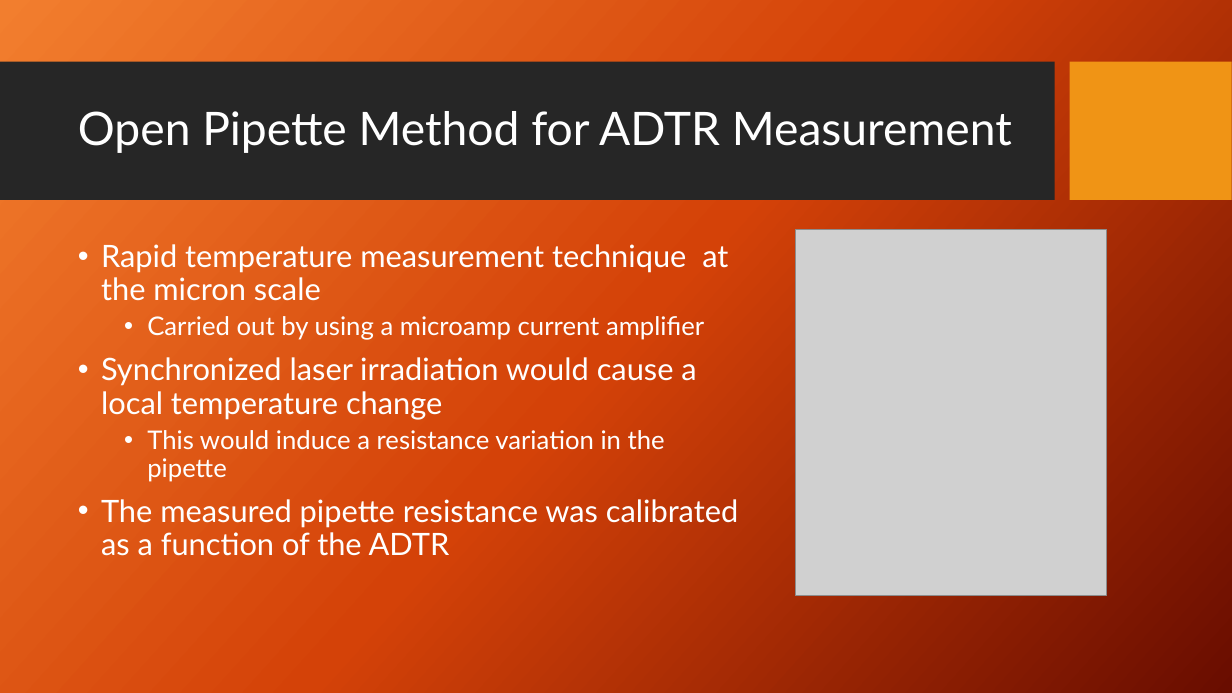
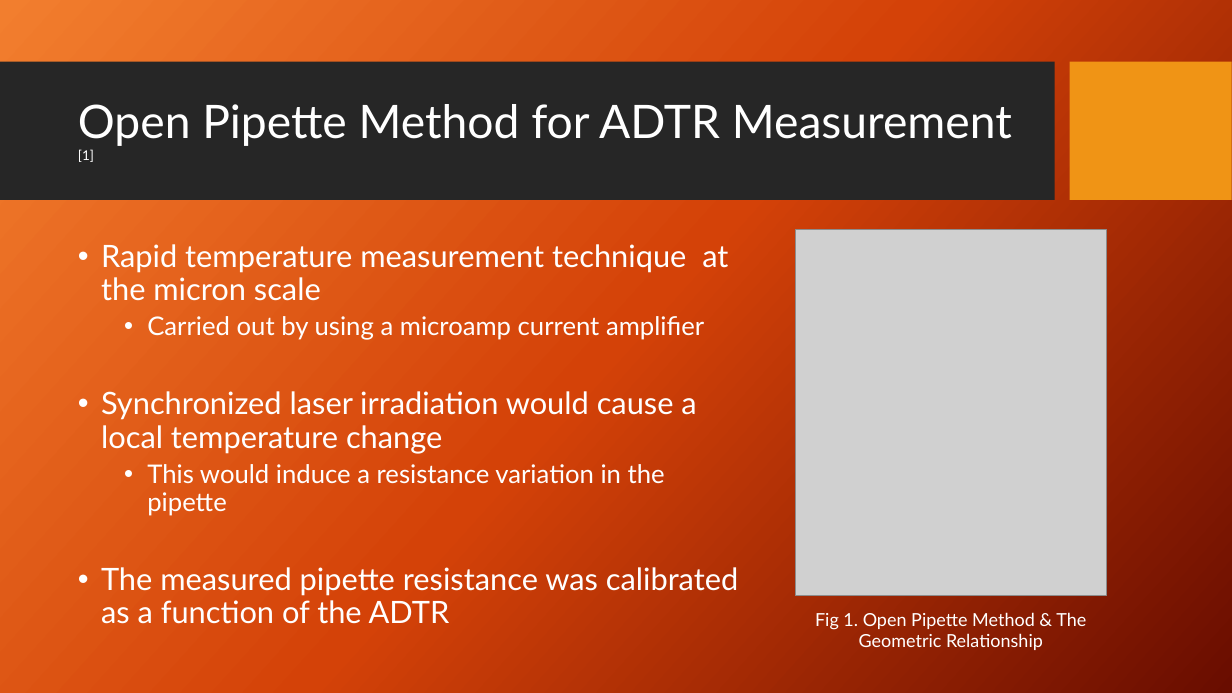
Before and after one commit to dbhatia00/NeuronSimulation, a slide deck: slide 2 of Presentations/Fall Updates/FallUpdate3.pptx (slide 3 before the commit). Drawn at 1232x693 pixels with LibreOffice and Linux fonts; fonts in the diff are those of the drawing; grey boxes stand for pictures; background and template pictures are left out. Boxes give left, top, right and bottom in pixels: in the first picture for what was removed or moved away, otherwise in the second. Text is boxed around its words. In the diff, an @@ line names an element or a change of style, - is before the commit and + after.

```diff
--- a/Presentations/Fall Updates/FallUpdate3.pptx
+++ b/Presentations/Fall Updates/FallUpdate3.pptx
@@ title at box(78, 104, 1012, 162): text changed @@
-Open Pipette Method for ADTR Measurement
+Open Pipette Method for ADTR Measurement [1]
@@ text "Rapid temperature measurement technique at ..." rewrapped from box(101, 244, 739, 556) to box(101, 244, 739, 624) @@
@@ text added at box(815, 612, 1086, 650), 14 pt, text #FFFFFF @@
+Fig 1. Open Pipette Method & The Geometric Relationship
```
Also in this commit, not shown: 1 other slide changed, 8 slides added, 5 other files.
